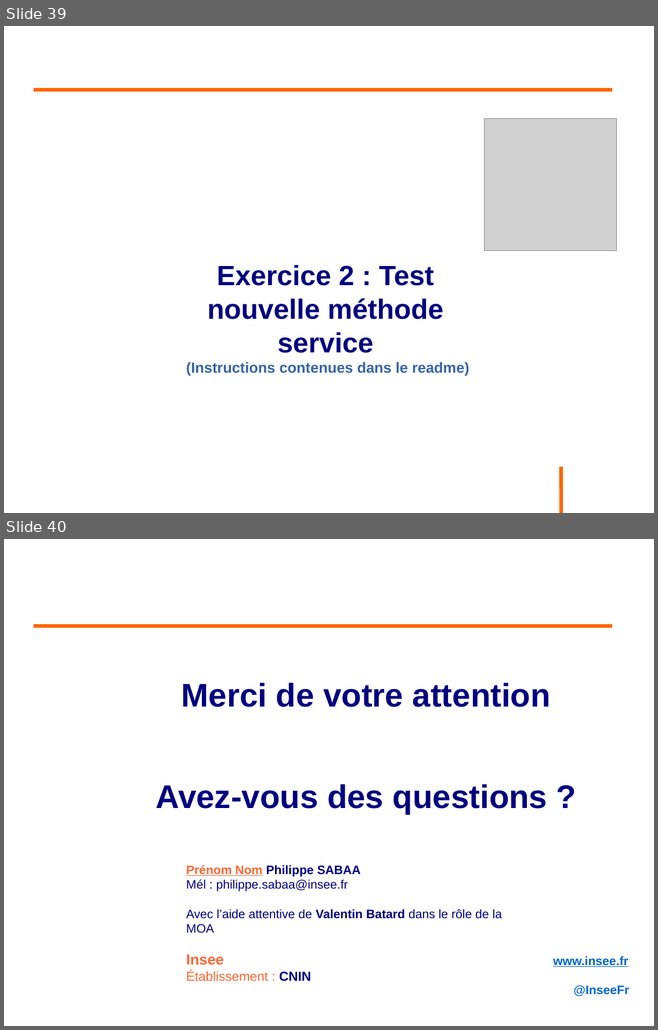
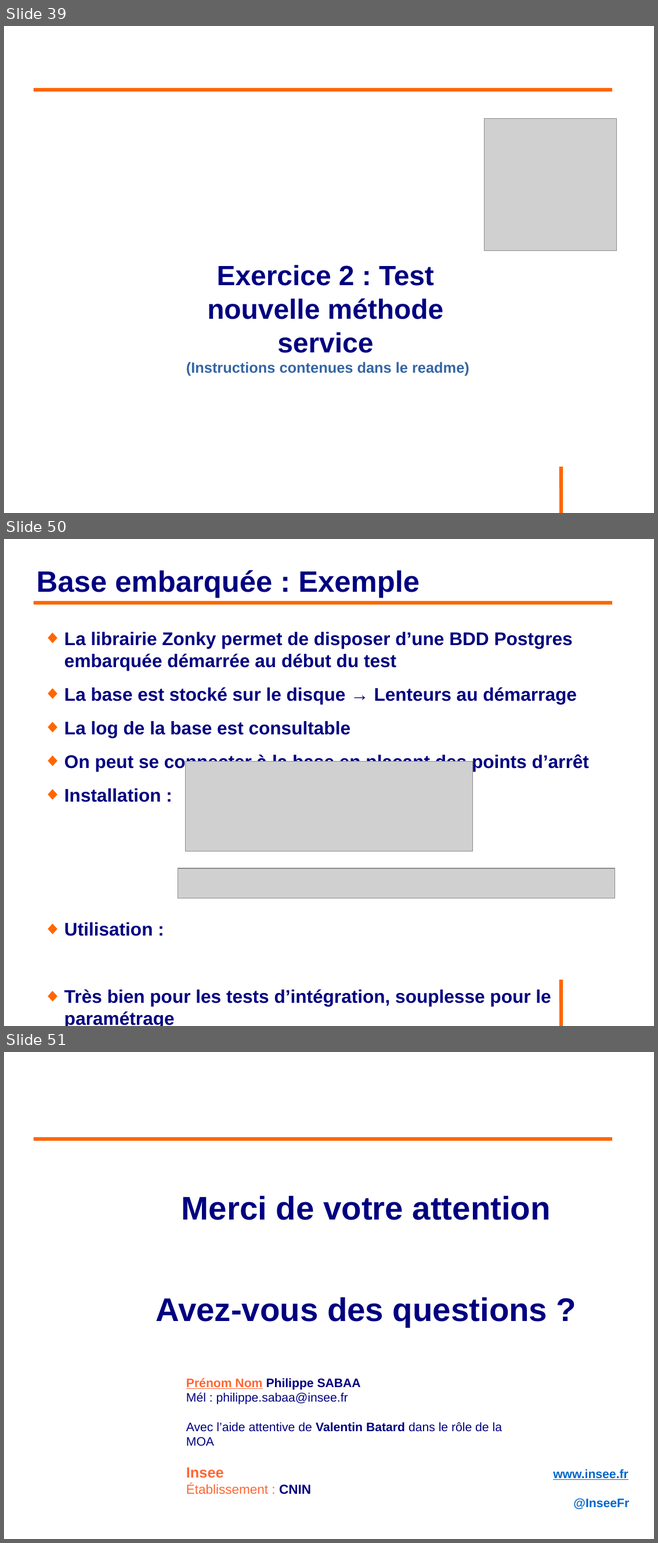
Before and after one commit to philphils/tests-unitaires-et-moins-unitaires, a slide deck: tests-unitaires-cours/nouveauDiapo/diapo_tests_unitaires.odp. Shown one above the other, each under a label of ours: slides 39 and 40 before the commit, slides 39, 50 and 51 after it; the slides between them are not shown. The pictures are 658x1030 and 658x1543 pixels, drawn with LibreOffice and Linux fonts; fonts in the diff are those of the drawing; grey boxes stand for pictures; background and template pictures are left out. Boxes give left, top, right and bottom in pixels: in the first picture for what was removed or moved away, otherwise in the second. Text is boxed around its words. In the diff, an @@ line names an element or a change of style, - is before the commit and + after.

Commit message:
Diapo partie base de test

```diff
--- a/tests-unitaires-cours/nouveauDiapo/diapo_tests_unitaires.odp
+++ b/tests-unitaires-cours/nouveauDiapo/diapo_tests_unitaires.odp
@@ slide 50 added at [4, 539, 654, 1026], background #FFFFFF; not listed: 1 template element that a slide beside it also shows @@
@@ title added at [36, 570, 419, 598], 36 pt, text #000080, bold @@
+Base embarquée : Exemple
@@ line added from (34, 603) to (612, 603), #FF6600 4.54 pt @@
@@ text added at [64, 632, 589, 1026], 22.4 pt, text #000080, bold @@
+◆ La librairie Zonky permet de disposer d’une BDD Postgres embarquée démarrée au début du test
+◆ La base est stocké sur le disque → Lenteurs au démarrage
+◆ La log de la base est consultable
+◆ On peut se connecter à la base en plaçant des points d’arrêt
+◆ Installation :
+◆ Utilisation :
+◆ Très bien pour les tests d’intégration, souplesse pour le paramétrage
@@ picture added at [186, 762, 473, 852] @@
@@ picture added at [177, 868, 615, 899] @@
@@ what was slide 40 is now slide 51 @@
```
Also in this commit, not shown: 1 slide changed, 10 other slides added.
